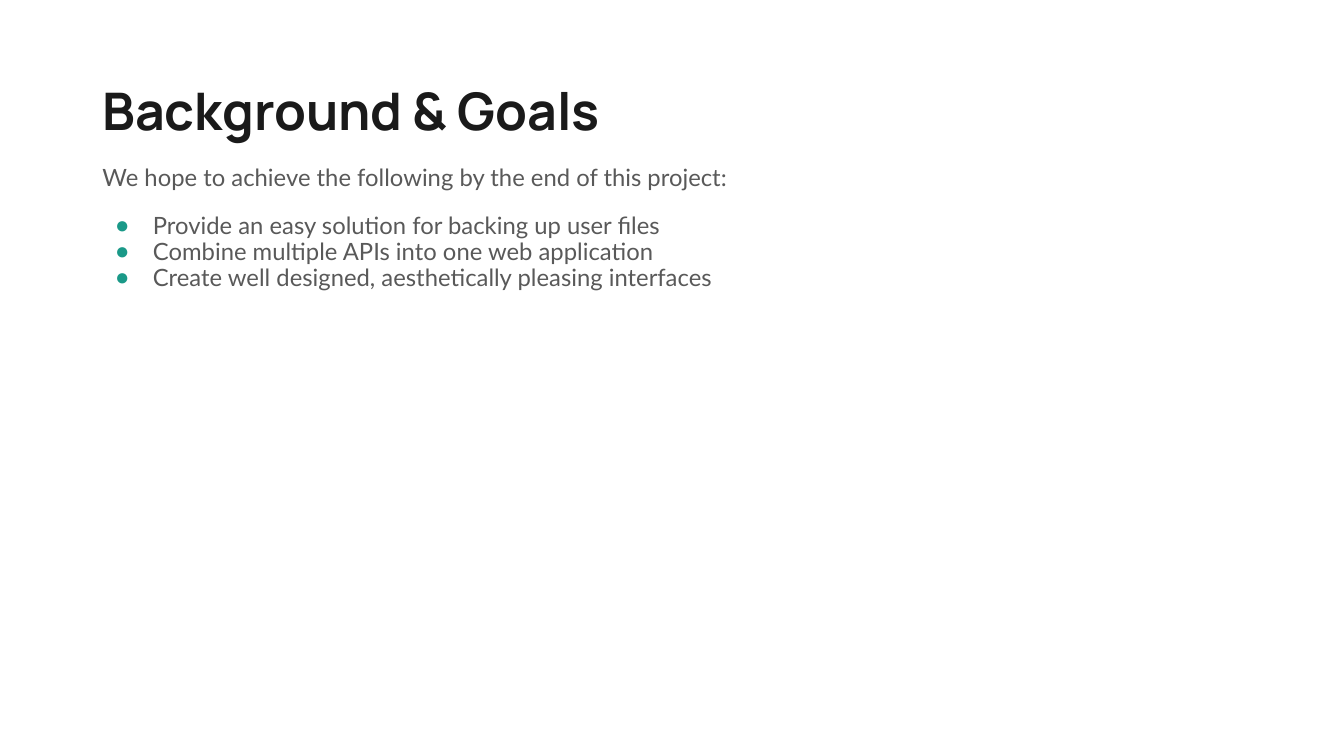
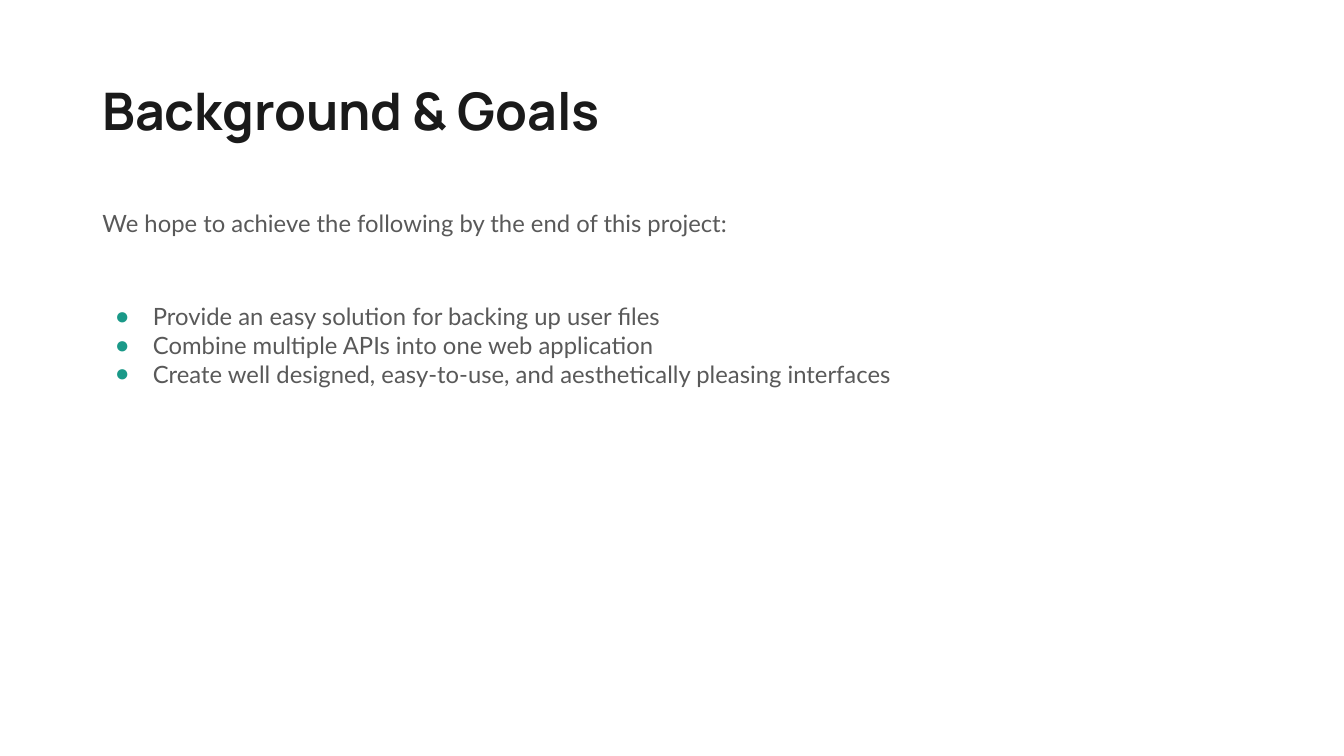
Before and after one commit to GRGalinger/Senior-Design, a slide deck: slide 3 of Files/SlideDeck/PresentationSlideDeck.pptx. Drawn at 1344x756 pixels with LibreOffice and Linux fonts; fonts in the diff are those of the drawing. Boxes give left, top, right and bottom in pixels: in the first picture for what was removed or moved away, otherwise in the second. Text is boxed around its words. In the diff, an @@ line names an element or a change of style, - is before the commit and + after.

```diff
--- a/Files/SlideDeck/PresentationSlideDeck.pptx
+++ b/Files/SlideDeck/PresentationSlideDeck.pptx
@@ text at bbox=[102, 214, 726, 358]: line spacing 0.9 to 1 @@
@@ text at bbox=[153, 365, 891, 388]: text changed @@
-● Create well designed, aesthetically pleasing interfaces
+● Create well designed, easy-to-use, and aesthetically pleasing interfaces
```
Also in this commit, not shown: 15 other slides changed.
